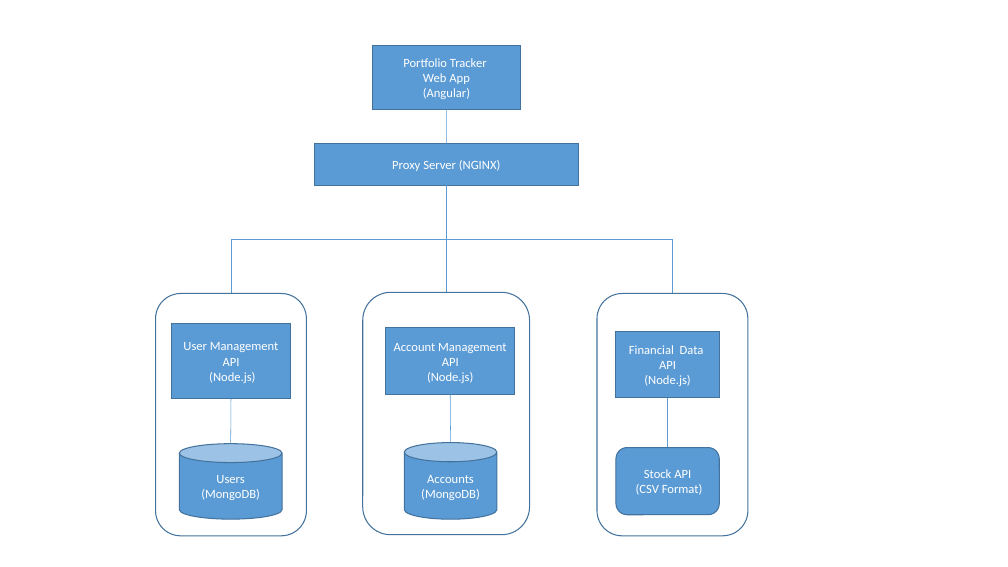
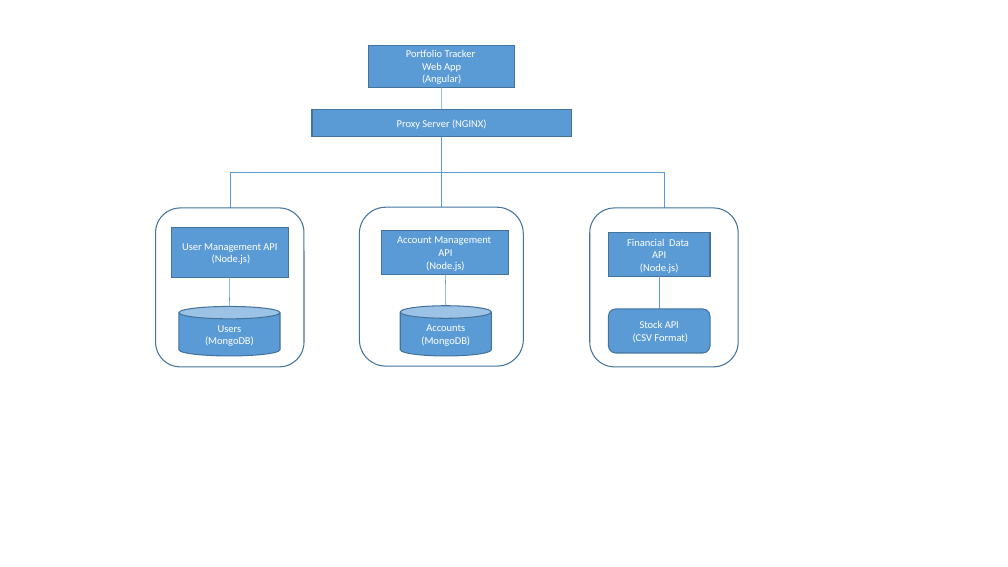
Before and after one commit to bchan01/portfolio-tracker, a slide deck: slide 1 of docs/PT_Architecture.pptx. Drawn at 1008x567 pixels with LibreOffice and Linux fonts; fonts in the diff are those of the drawing. Boxes give left, top, right and bottom in pixels: in the first picture for what was removed or moved away, otherwise in the second. Text is boxed around its words. In the diff, an @@ line names an element or a change of style, - is before the commit and + after.

```diff
--- a/docs/PT_Architecture.pptx
+++ b/docs/PT_Architecture.pptx
@@ rectangle "Portfolio Tracker": place and size @@
-rectangle "Portfolio Tracker" at [373,45,521,110]
+rectangle "Portfolio Tracker" at [369,45,515,88]
@@ line moved from (447, 110) - (446, 144) to (442, 87) - (442, 110) @@
@@ rectangle "Proxy Server (NGINX)": place and size @@
-rectangle "Proxy Server (NGINX)" at [315,144,578,185]
+rectangle "Proxy Server (NGINX)" at [312,110,572,137]
@@ elbow line moved from (446, 185) - (231, 293) to (442, 137) - (230, 208) @@
@@ elbow line moved from (446, 185) - (673, 293) to (442, 137) - (664, 208) @@
@@ elbow line moved from (446, 185) - (446, 293) to (442, 137) - (442, 207) @@
@@ rounded rectangle: place and size @@
-rounded rectangle at [156,293,307,536]
+rounded rectangle at [156,208,304,367]
@@ rounded rectangle: place and size @@
-rounded rectangle at [363,293,530,535]
+rounded rectangle at [359,207,523,366]
@@ rounded rectangle: place and size @@
-rounded rectangle at [597,293,749,536]
+rounded rectangle at [590,208,738,367]
@@ rectangle "User Management API": place and size @@
-rectangle "User Management API" at [172,324,290,399]
+rectangle "User Management API" at [172,228,289,278]
@@ rectangle "Account Management": place and size @@
-rectangle "Account Management" at [386,327,515,395]
+rectangle "Account Management" at [382,231,509,274]
@@ rectangle "Financial Data": place and size @@
-rectangle "Financial Data" at [616,331,720,399]
+rectangle "Financial Data" at [609,233,710,277]
@@ line moved from (231, 399) - (231, 444) to (230, 278) - (229, 306) @@
@@ line moved from (451, 395) - (451, 442) to (445, 274) - (446, 306) @@
@@ line moved from (668, 398) - (668, 448) to (659, 277) - (659, 309) @@
@@ cylinder "Users": place and size @@
-cylinder "Users" at [179,444,282,520]
+cylinder "Users" at [179,306,281,355]
@@ cylinder "Accounts": place and size @@
-cylinder "Accounts" at [405,442,498,519]
+cylinder "Accounts" at [400,306,492,355]
@@ size 12 to 10 pt in 8 elements at [369,45,515,88], [312,110,572,137], [172,228,289,278], [382,231,509,274], [609,233,710,277], [179,306,281,355], [400,306,492,355], [609,309,710,353] @@
@@ rounded rectangle "Stock API": place and size @@
-rounded rectangle "Stock API" at [616,448,720,515]
+rounded rectangle "Stock API" at [609,309,710,353]
```
Also in this commit, not shown: 1 other file.
